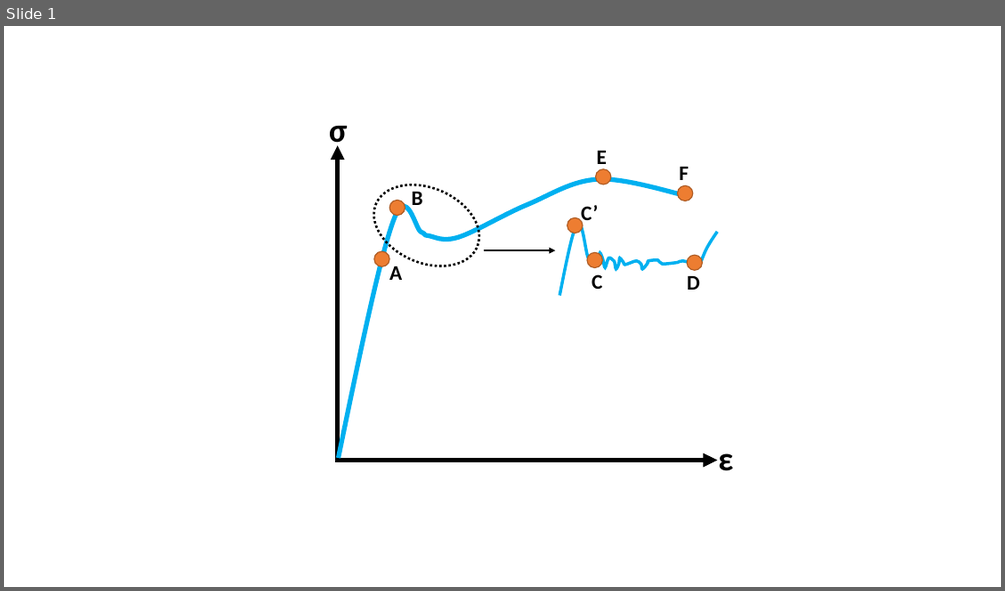
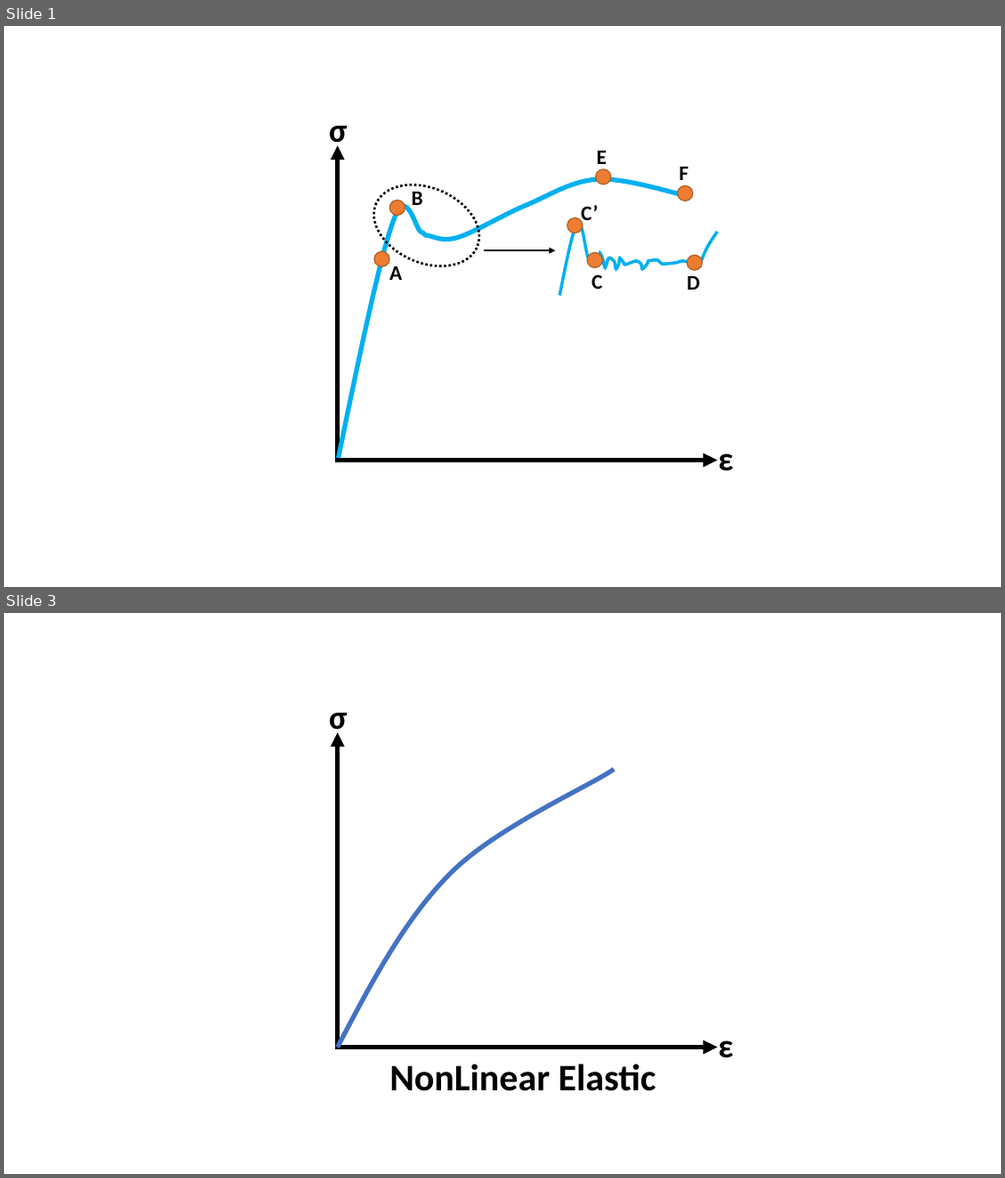
Before and after one commit to Kulasekaran-148/LATEX-Shortnotes-GATE, a slide deck: STRENGTH OF MATERIALS SHORTNOTES/SOM Revision.pptx. Shown one above the other, each under a label of ours: slide 1 before the commit, slides 1 and 3 after it; the slides between them are not shown. The pictures are 1005x591 and 1005x1178 pixels, drawn with LibreOffice and Linux fonts; fonts in the diff are those of the drawing. Boxes give left, top, right and bottom in pixels: in the first picture for what was removed or moved away, otherwise in the second. Text is boxed around its words. In the diff, an @@ line names an element or a change of style, - is before the commit and + after.

```diff
--- a/STRENGTH OF MATERIALS SHORTNOTES/SOM Revision.pptx
+++ b/STRENGTH OF MATERIALS SHORTNOTES/SOM Revision.pptx
@@ slide 3 added at (4, 613, 1001, 1174), background #FFFFFF @@
@@ text added at (329, 713, 347, 738), 32 pt, text #000000, bold @@
+σ
@@ arrow added from (338, 1046) to (338, 732), #000000 4.5 pt @@
@@ freeform shape added at (338, 770, 615, 1047), outline #4472C4 4.5 pt @@
@@ arrow added from (335, 1046) to (718, 1046), #000000 4.5 pt @@
@@ text added at (389, 1063, 656, 1091), 36 pt, text #000000, bold @@
+NonLinear Elastic
@@ text added at (718, 1040, 733, 1058), 32 pt, text #000000, bold @@
+ε
```
Also in this commit, not shown: 9 other slides added, 8 other files.
